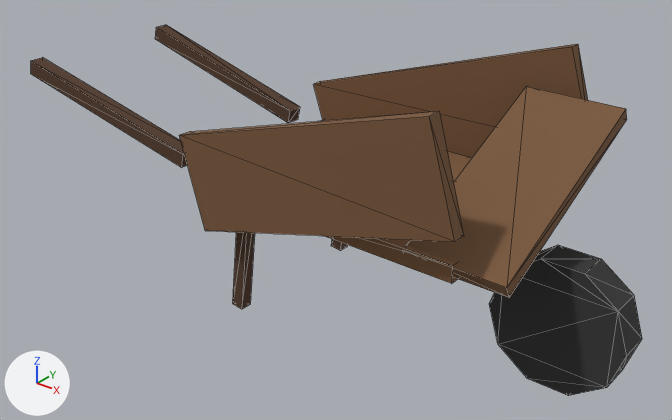
Before and after pictures for a commit that changed the glTF model games/yorimichi/assets/belmonte/meshes/SM_BM_BE_Wheelbarrow.glb.
One viewpoint serves both versions: a camera (50 mm lens) standing at (1.48, -2.05, 1.57) and looking at (-0.15, -0.02, 0.31). The lights are fixed; the arrows at lower left show +X, +Y and +Z. The picture after the commit comes second. Mesh edges are drawn as thin lines. Vertices at exactly the same position are counted once.

In view in the first picture: 'SM_BM_BE_Wheelbarrow'.
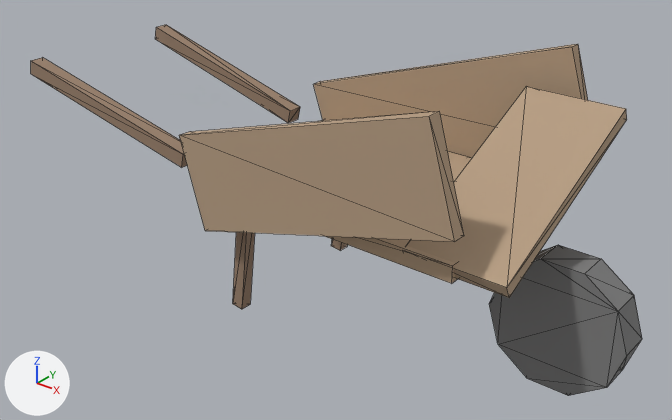
Changed parts and their boxes (x1, y1, x2, y2) in the pictures (672 x 420 px):
part 1 of me_sm_be_wheelbarrow, recoloured (brown to beige): (179, 44, 627, 298) in both
part 2 of me_sm_be_wheelbarrow, recoloured: (31, 25, 347, 309) in both
part 3 of me_sm_be_wheelbarrow, recoloured (dark grey to grey): (489, 245, 642, 396) in both

Patch to the scene script:
```diff
--- a/games/yorimichi/assets/belmonte/meshes/SM_BM_BE_Wheelbarrow.glb.py
+++ b/games/yorimichi/assets/belmonte/meshes/SM_BM_BE_Wheelbarrow.glb.py
@@ me_sm_be_wheelbarrow @@
 me_sm_be_wheelbarrow.from_pydata(...)  # 84 vertices, 132 faces; spans x -1.26..0.82, y -0.38..0.38, z 0.0..0.84
 # used by ob_sm_bm_be_wheelbarrow; location = (0.0, 0.0, 0.0)
+# me_sm_be_wheelbarrow part 1: 48 faces centred in x -0.46..0.6, y -0.37..0.37, z 0.37..0.75 are repainted in the vertex colours; the middle colour goes from brown #79573a to beige #b79e83
+# me_sm_be_wheelbarrow part 2: 48 faces centred in x -1.25..-0.29, y -0.29..0.29, z 0.0..0.63 are repainted in the vertex colours; the middle colour goes from brown #523826 to brown #9a816c
+# me_sm_be_wheelbarrow part 3: 36 faces centred in x 0.43..0.81, y -0.05..0.05, z 0.01..0.39 are repainted in the vertex colours; the middle colour goes from dark grey #353535 to grey #7e7e7e
 me_sm_be_wheelbarrow.materials.append(mat_bm_000_m_wood_005)
```
